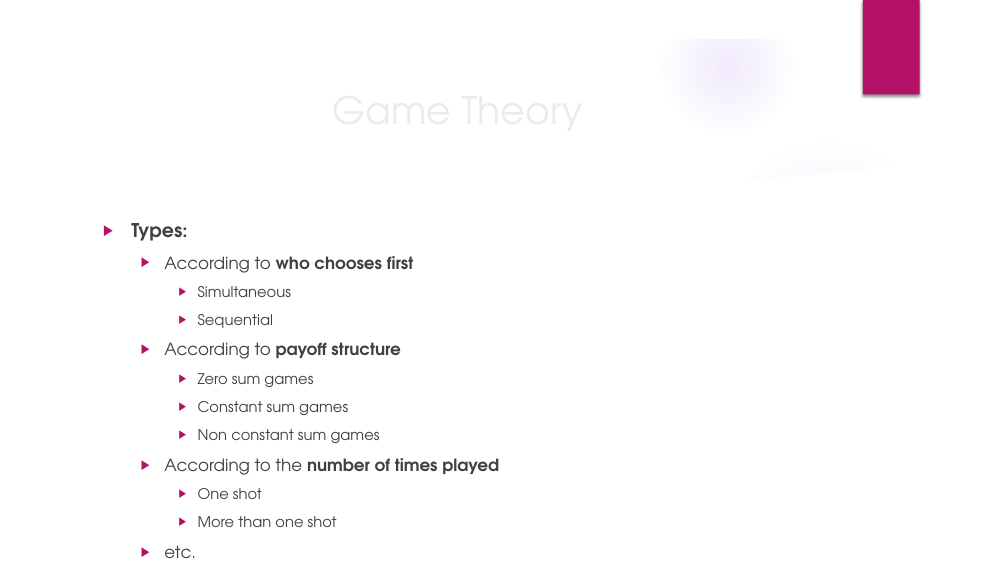
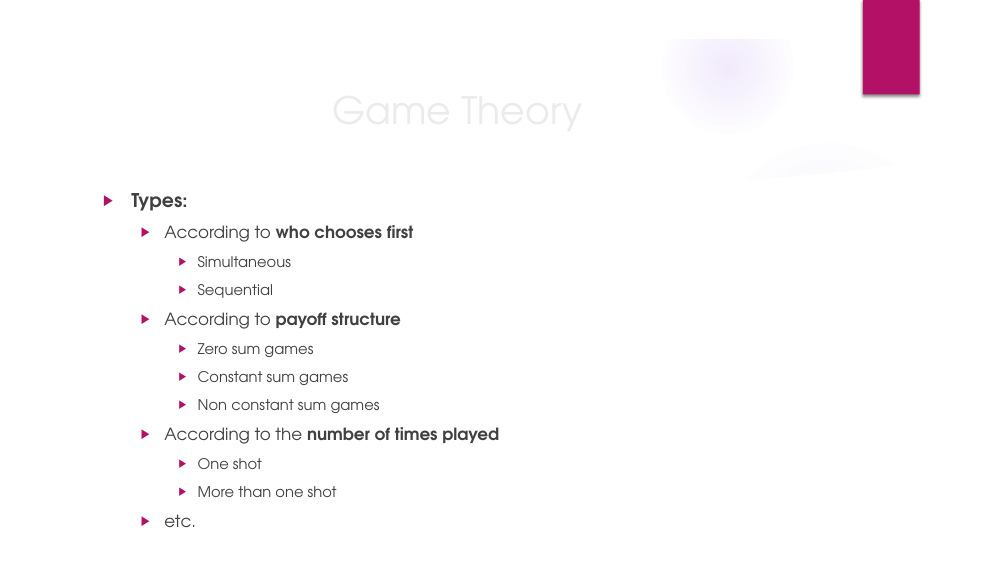
Before and after one commit to ManuelVU/Simulation_QRE, a slide deck: slide 4 of Presentacion.pptx. Drawn at 1008x567 pixels with LibreOffice and Linux fonts; fonts in the diff are those of the drawing; background and template pictures are left out. Boxes give left, top, right and bottom in pixels: in the first picture for what was removed or moved away, otherwise in the second. Text is boxed around its words. In the diff, an @@ line names an element or a change of style, - is before the commit and + after.

```diff
--- a/Presentacion.pptx
+++ b/Presentacion.pptx
@@ text "Types:": place and size @@
-text "Types:" at (131, 223, 499, 558)
+text "Types:" at (131, 193, 499, 527)
```
Also in this commit, not shown: 3 other slides changed.
